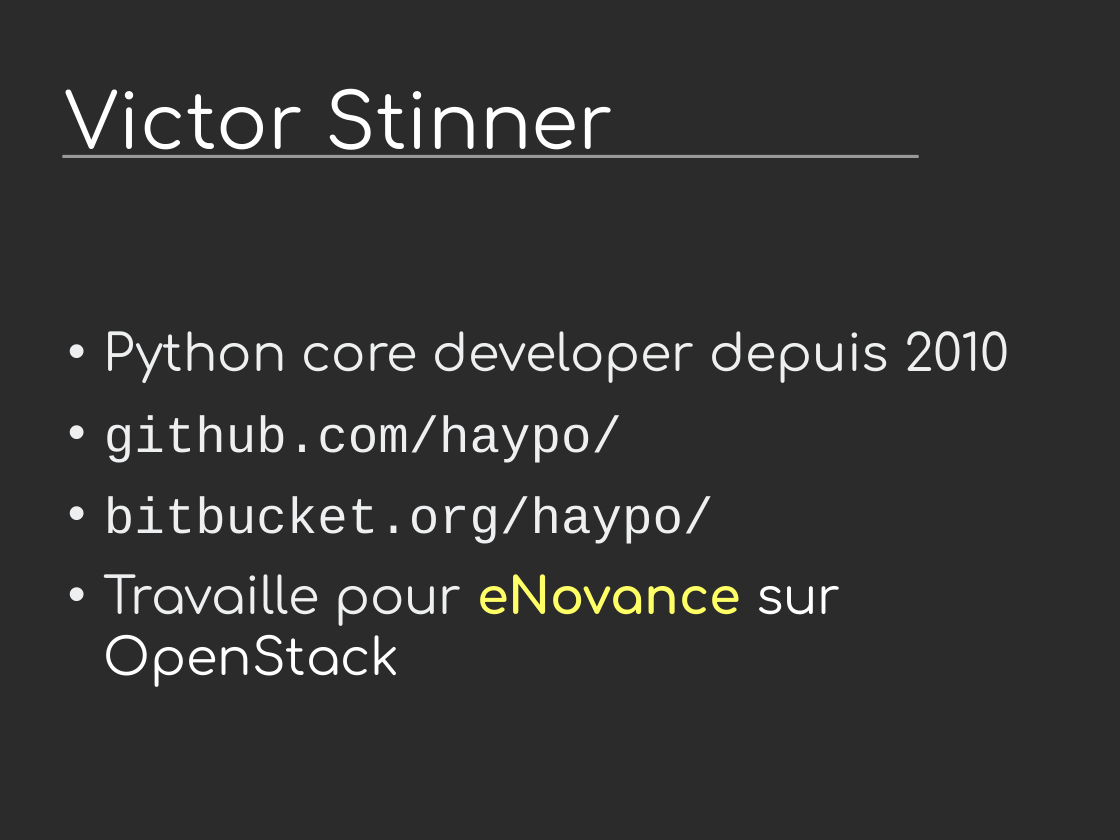
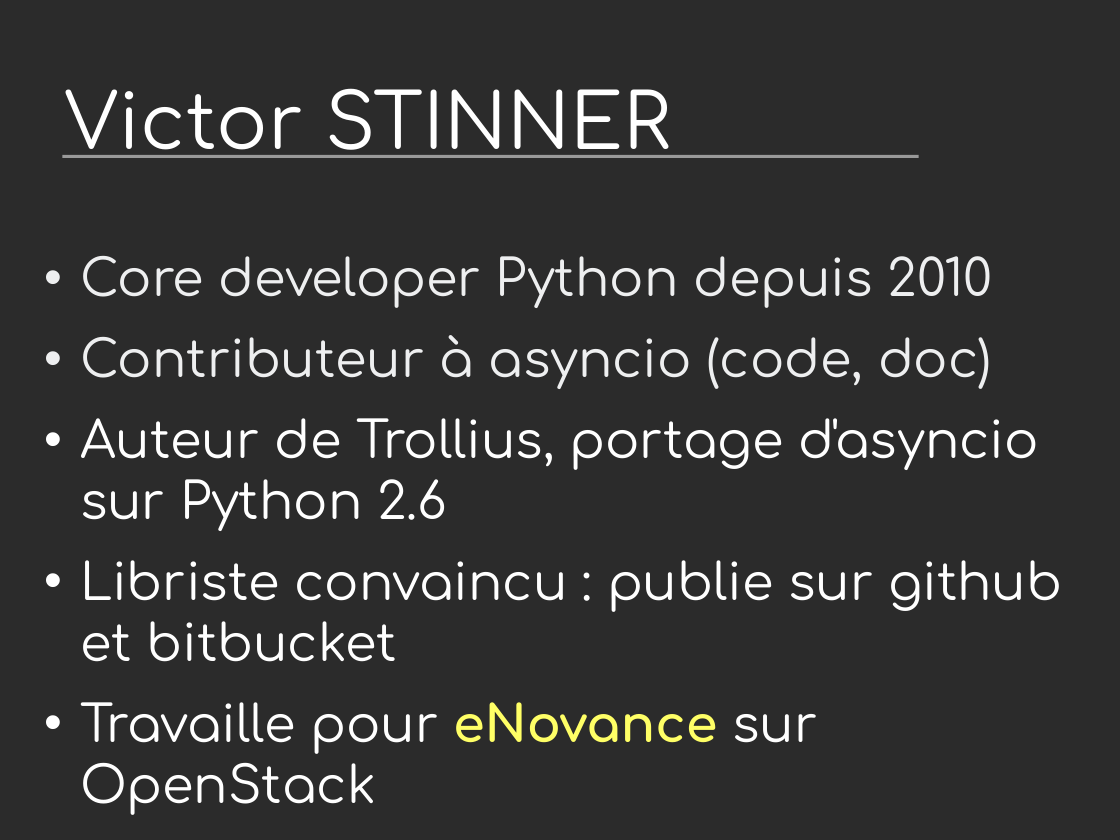
Before and after one commit to vstinner/talks, a slide deck: slide 2 of 2014-Pycon-Lyon/asyncio.odp. Drawn at 1120x840 pixels with LibreOffice and Linux fonts; fonts in the diff are those of the drawing; background and template pictures are left out; a plain dark background stands for a picture behind light text. Boxes give left, top, right and bottom in pixels: in the first picture for what was removed or moved away, otherwise in the second. Text is boxed around its words. In the diff, an @@ line names an element or a change of style, - is before the commit and + after.

```diff
--- a/2014-Pycon-Lyon/asyncio.odp
+++ b/2014-Pycon-Lyon/asyncio.odp
@@ title at [64,88,671,158]: text changed @@
-Victor Stinner
+Victor STINNER
@@ text "Core developer Python depuis 2010": place and size @@
-text "Core developer Python depuis 2010" at [104,331,1009,687]
+text "Core developer Python depuis 2010" at [80,256,1062,754]
@@ text at [80,256,1062,662]: text changed; font Courier New to Comfortaa; text colour #EEEFF0 to #FFFFFF @@
-• Python core developer depuis 2010
-• github.com/haypo/
-• bitbucket.org/haypo/
+• Core developer Python depuis 2010
+• Contributeur à asyncio (code, doc)
+• Auteur de Trollius, portage d'asyncio sur Python 2.6
+• Libriste convaincu : publie sur github et bitbucket
@@ text at [80,702,817,754]: text colour #EEEFF0 to #FFFFFF in "Travaille pour" @@
```
Also in this commit, not shown: 9 other slides changed, 1 slide added, 3 other files.
